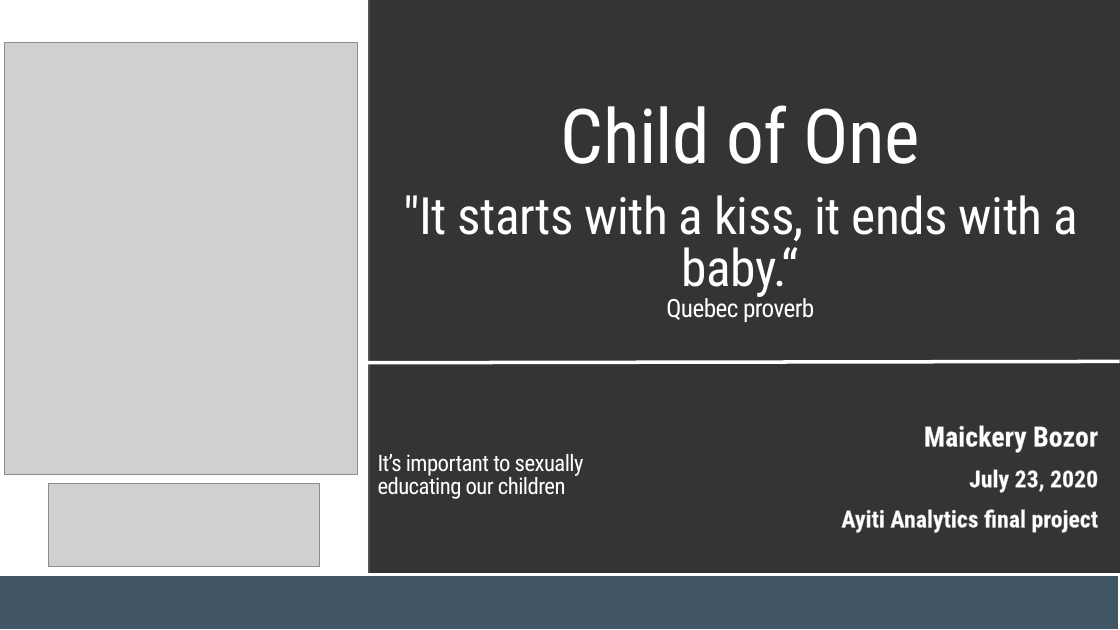
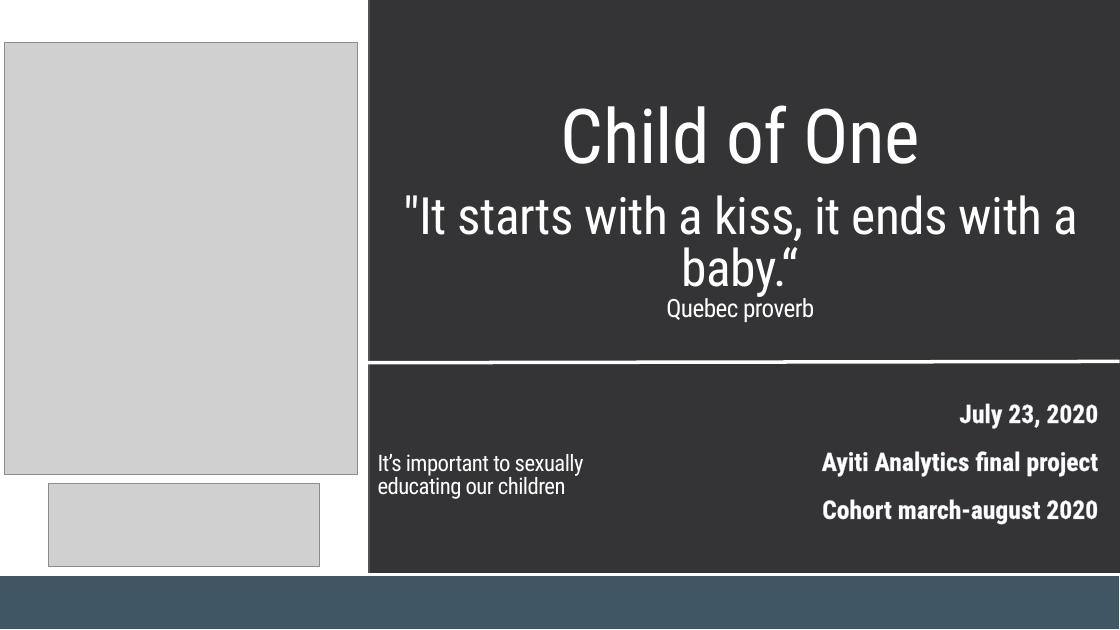
Before and after one commit to Maickery/Child_of_change, a slide deck: slide 1 of Result/Presentation.pptx. Drawn at 1120x630 pixels with LibreOffice and Linux fonts; fonts in the diff are those of the drawing; grey boxes stand for pictures. Boxes give left, top, right and bottom in pixels: in the first picture for what was removed or moved away, otherwise in the second. Text is boxed around its words. In the diff, an @@ line names an element or a change of style, - is before the commit and + after.

```diff
--- a/Result/Presentation.pptx
+++ b/Result/Presentation.pptx
@@ subtitle "July 23, 2020": place and size @@
-subtitle "July 23, 2020" at [841, 425, 1098, 533]
+subtitle "July 23, 2020" at [822, 403, 1098, 525]
@@ subtitle at [822, 403, 1098, 477]: size 20.4 to 22 pt, letter outline #A6A6A6 0.75 pt to #BECBD5 0.75 pt in "July 23, 2020", "Ayiti Analytics final project"; line spacing 0.75 to 0.95 @@
@@ subtitle at [924, 425, 1098, 453]: paragraph removed @@
-Maickery Bozor
@@ subtitle at [822, 499, 1098, 525]: paragraph added @@
+Cohort march-august 2020
```
Also in this commit, not shown: 9 other slides changed, 2 slides added, 4 slides removed.
